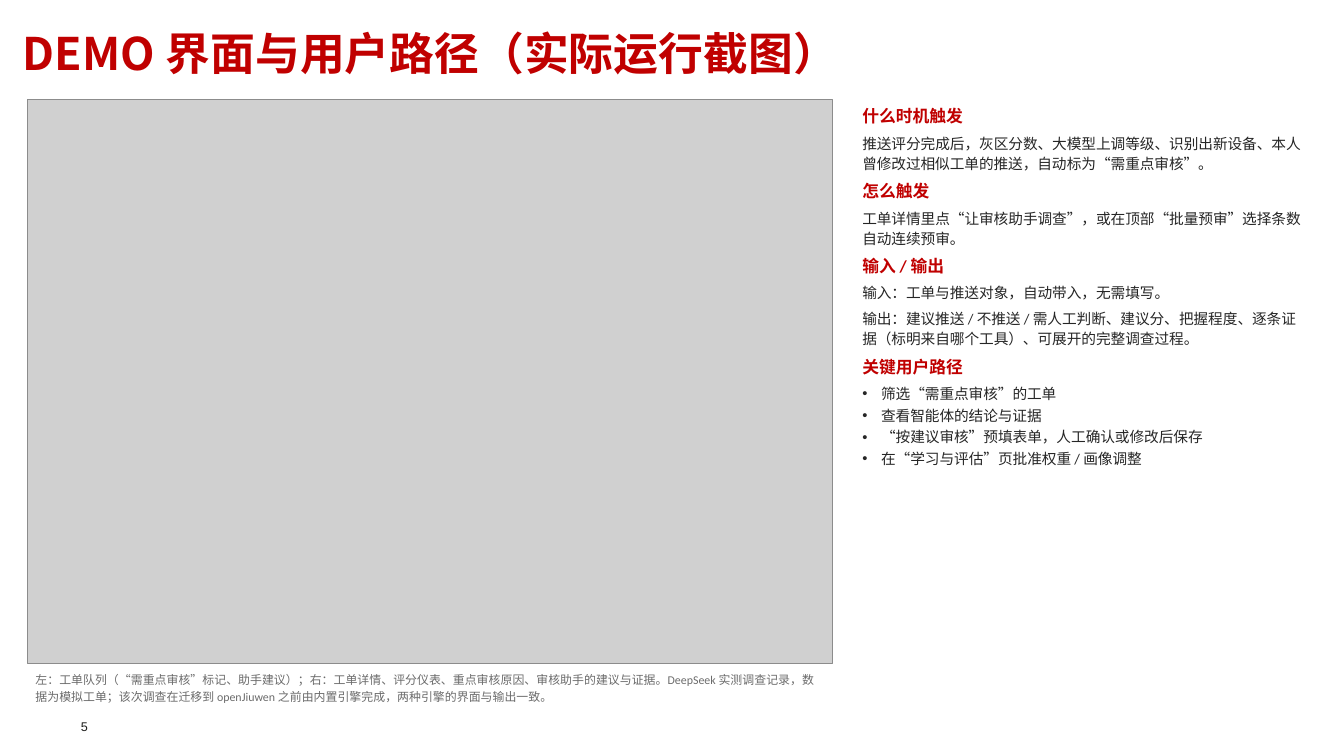
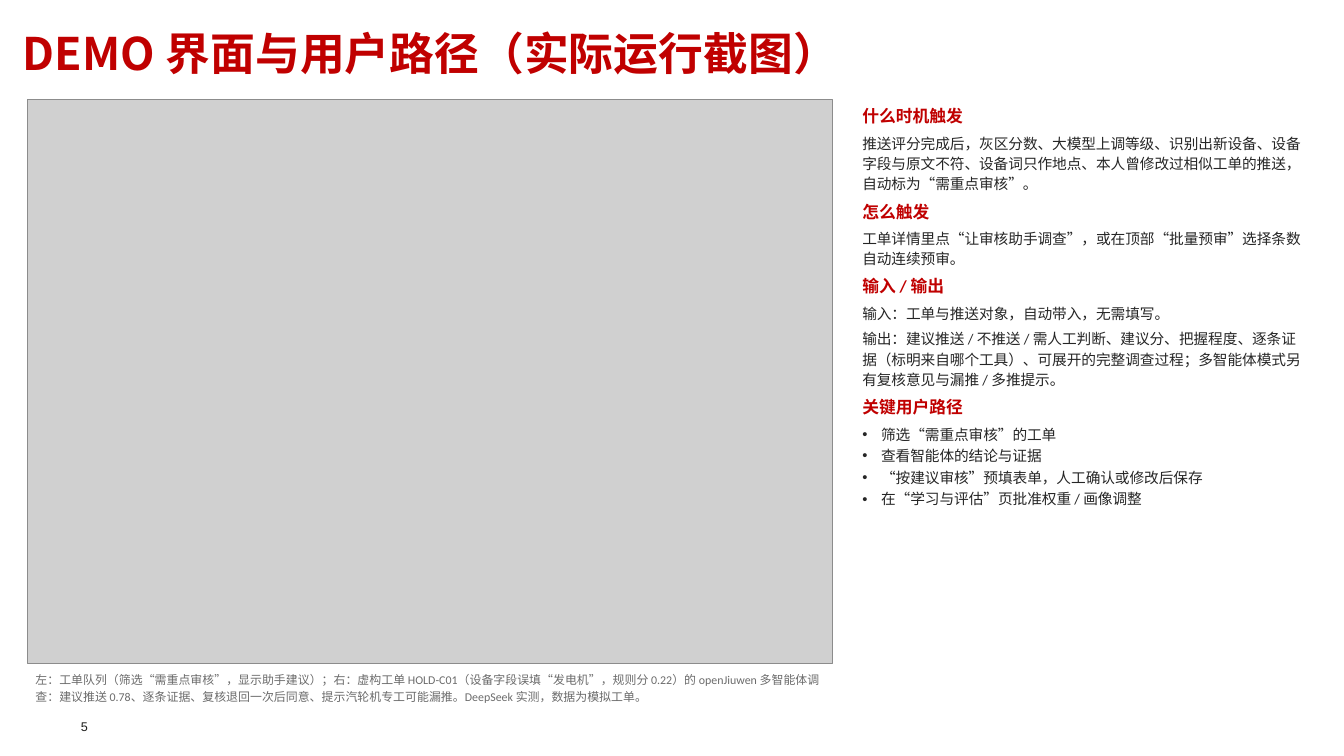
Before and after one commit to Hugo-Tian/powerplant-review-agent, a slide deck: slide 5 of docs/competition/openJiuwen创意PPT_电厂工单推送审核智能体.pptx. Drawn at 1344x756 pixels with LibreOffice and Linux fonts; fonts in the diff are those of the drawing; grey boxes stand for pictures; background and template pictures are left out. Boxes give left, top, right and bottom in pixels: in the first picture for what was removed or moved away, otherwise in the second. Text is boxed around its words. In the diff, an @@ line names an element or a change of style, - is before the commit and + after.

```diff
--- a/docs/competition/openJiuwen创意PPT_电厂工单推送审核智能体.pptx
+++ b/docs/competition/openJiuwen创意PPT_电厂工单推送审核智能体.pptx
@@ text at (x1=862, y1=136, x2=1300, y2=190): text changed @@
-推送评分完成后，灰区分数、大模型上调等级、识别出新设备、本人曾修改过相似工单的推送，自动标为“需重点审核”。
+推送评分完成后，灰区分数、大模型上调等级、识别出新设备、设备字段与原文不符、设备词只作地点、本人曾修改过相似工单的推送，自动标为“需重点审核”。
@@ text at (x1=862, y1=331, x2=1300, y2=386): text changed @@
-输出：建议推送 / 不推送 / 需人工判断、建议分、把握程度、逐条证据（标明来自哪个工具）、可展开的完整调查过程。
+输出：建议推送 / 不推送 / 需人工判断、建议分、把握程度、逐条证据（标明来自哪个工具）、可展开的完整调查过程；多智能体模式另有复核意见与漏推 / 多推提示。
@@ text at (x1=35, y1=674, x2=820, y2=703): text changed @@
-左：工单队列（“需重点审核”标记、助手建议）；右：工单详情、评分仪表、重点审核原因、审核助手的建议与证据。DeepSeek 实测调查记录，数据为模拟工单；该次调查在迁移到 openJiuwen 之前由内置引擎完成，两种引擎的界面与输出一致。
+左：工单队列（筛选“需重点审核”，显示助手建议）；右：虚构工单 HOLD-C01（设备字段误填“发电机”，规则分 0.22）的 openJiuwen 多智能体调查：建议推送 0.78、逐条证据、复核退回一次后同意、提示汽轮机专工可能漏推。DeepSeek 实测，数据为模拟工单。
```
Also in this commit, not shown: 3 other slides changed, 1 other file.
